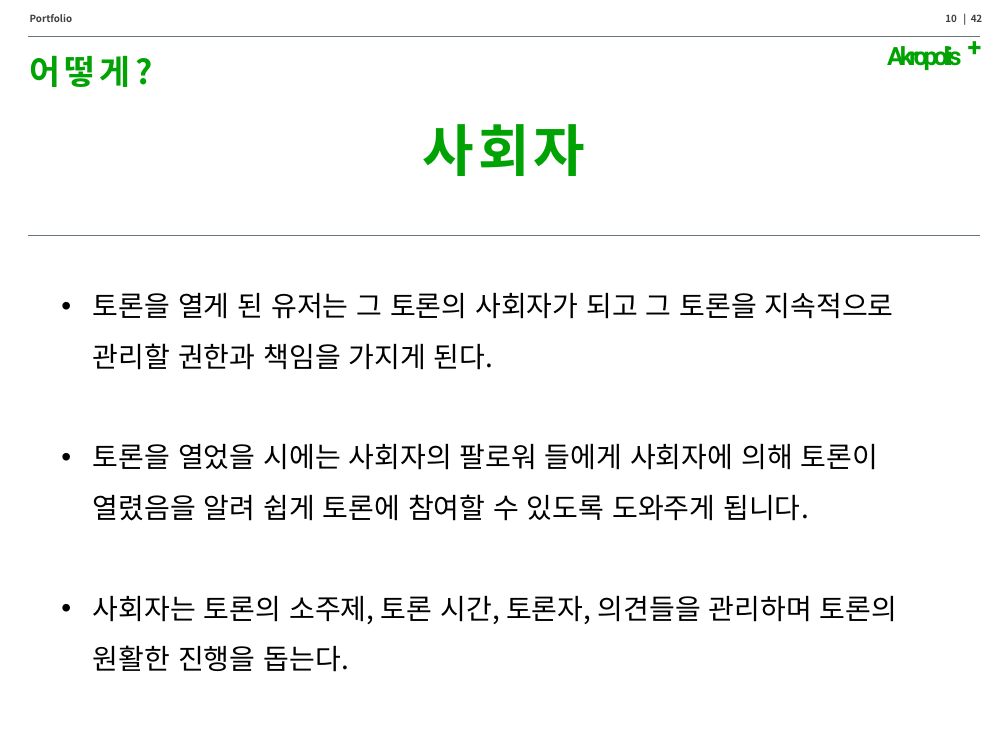
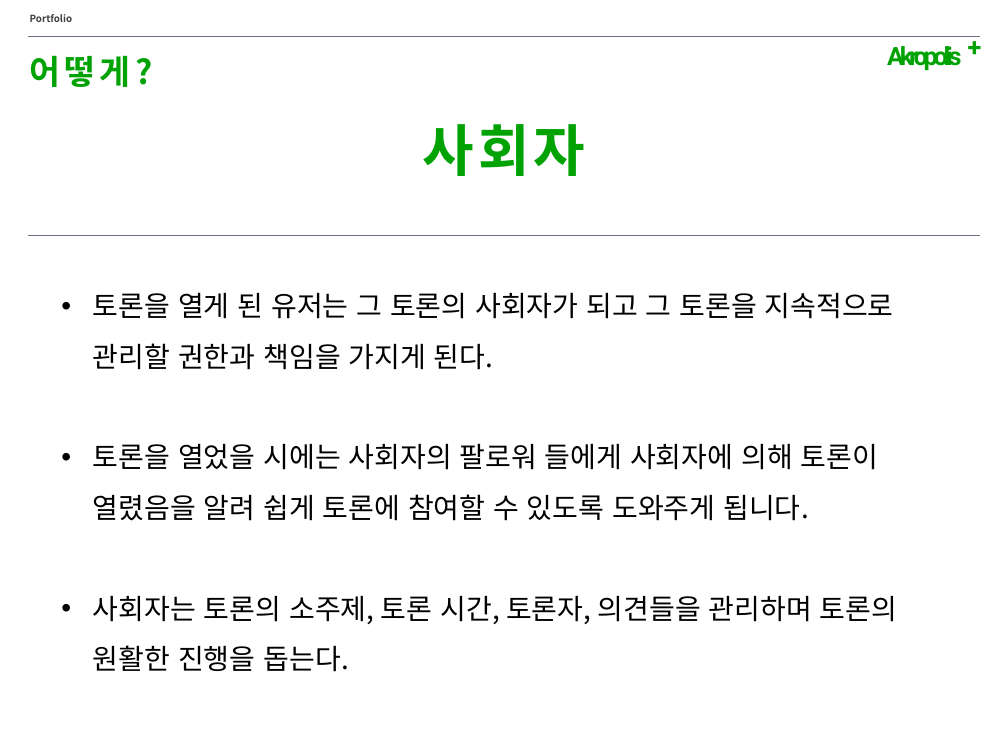
Before and after one commit to Song-InSeok/Akropolis, a slide deck: slide 10 of document/Mid_Presentation_templet.pptx. Drawn at 1008x756 pixels with LibreOffice and Linux fonts; fonts in the diff are those of the drawing. Boxes give left, top, right and bottom in pixels: in the first picture for what was removed or moved away, otherwise in the second. Text is boxed around its words. In the diff, an @@ line names an element or a change of style, - is before the commit and + after.

```diff
--- a/document/Mid_Presentation_templet.pptx
+++ b/document/Mid_Presentation_templet.pptx
@@ page number removed at [945, 14, 982, 22] @@
-10 | 42
```
Also in this commit, not shown: 13 other slides changed, 7 slides added, 1 slide removed, 5 other files.
